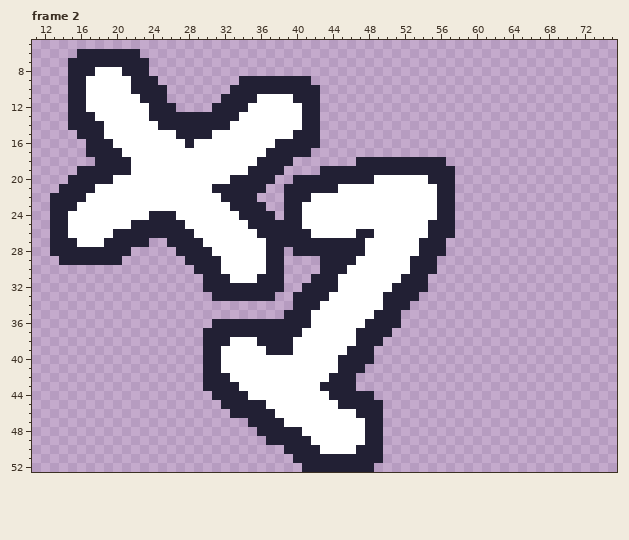
Pixel-art file, stored at sprites/mult.ase. Above, as it was before the edit.
80x53 pixels, 11 frames. Shown: frame 2: x 11..75, y 5..52. The commit also changed other frames, which this record leaves out.
After the commit:
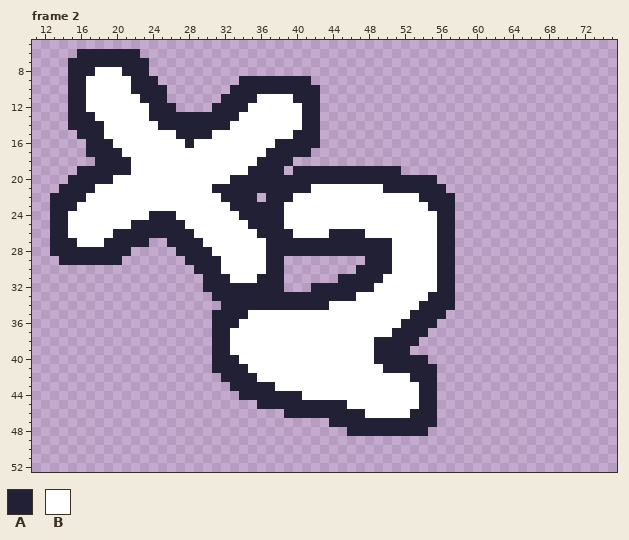
Palette (. is transparent): A #222034  B #ffffff
Edits made:
--- frame 2, layer "Layer 4"
@@ x 28..59 @@
 17 BBBBBBBBBAAAAA..................
-18 BBBBBBBBAAAA.......AAAAAAAAAA...
-19 BBBBBBBAAAA....AAAAAAAAAAAAAAA..
-20 BBBBBAAAAA..AAAAAAAAABBBBBBAAA..
-21 BBBAAAAAA..AAAAAABBBBBBBBBBBAA..
-22 BBBBAAAA...AAABBBBBBBBBBBBBBAA..
-23 BBBBBAAAA..AABBBBBBBBBBBBBBBAA..
-24 BBBBBBAAAA.AABBBBBBBBBBBBBBBAA..
-25 BBBBBBBAAAAAABBBBBBBBBBBBBBAAA..
-26 ABBBBBBBAAAAAABBBBBAABBBBBBAAA..
-27 AABBBBBBBAAAAAAAAAAABBBBBBAAA...
-28 AAABBBBBBAA.AAAAAAAABBBBBBAAA...
-29 AAAABBBBBAA....AAAABBBBBBAAA....
-30 .AAABBBBBAA....AAABBBBBBBAAA....
-31 ..AAABBBAAA...AAABBBBBBBAAA.....
-32 ..AAAAAAAAA..AAAABBBBBBAAAA.....
-33 ...AAAAAAA..AAAABBBBBBAAAA......
-34 ............AAABBBBBBBAAA.......
-35 ...........AAABBBBBBBAAA........
-36 ...AAAAAAAAAAABBBBBBAAAA........
-37 ..AAAAAAAAAAABBBBBBAAAA.........
-38 ..AAABBBAAAABBBBBBBAAA..........
-39 ..AABBBBBAAABBBBBBAAA...........
-40 ..AABBBBBBBBBBBBBAAAA...........
-41 ..AABBBBBBBBBBBBBAAA............
-42 ..AAABBBBBBBBBBBAAA.............
-43 ..AAAABBBBBBBBBAAAA.............
-44 ...AAAABBBBBBBBBAAAAA...........
-45 ....AAAAABBBBBBBBAAAAA..........
-46 .....AAAAABBBBBBBBBAAA..........
-47 .......AAAABBBBBBBBBAA..........
-48 ........AAAAABBBBBBBAA..........
-49 .........AAAAABBBBBBAA..........
-50 ...........AAAABBBBAAA..........
-51 ............AAAAAAAAAA..........
-52 .............AAAAAAAA...........
+18 BBBBBBBBAAAA....................
+19 BBBBBBBAAAA.AAAAAAAAAAAA........
+20 BBBBBAAAAAAAAAAAAAAAAAAAAAAA....
+21 BBBAAAAAAAAAAABBBBBBBBAAAAAAA...
+22 BBBBAAAA.AAABBBBBBBBBBBBBBAAAA..
+23 BBBBBAAAAAABBBBBBBBBBBBBBBBAAA..
+24 BBBBBBAAAAABBBBBBBBBBBBBBBBBAA..
+25 BBBBBBBAAAABBBBBBBBBBBBBBBBBAA..
+26 ABBBBBBBAAAABBBBAAAABBBBBBBBAA..
+27 AABBBBBBBAAAAAAAAAAAAAABBBBBAA..
+28 AAABBBBBBAAAAAAAAAAAAAABBBBBAA..
+29 AAAABBBBBAA.........AAABBBBBAA..
+30 .AAABBBBBAA........AAAABBBBBAA..
+31 ..AAABBBAAA......AAAAABBBBBBAA..
+32 ..AAAAAAAAA...AAAAAAABBBBBBBAA..
+33 ...AAAAAAAAAAAAAAAABBBBBBBBAAA..
+34 ....AAAAAAAAAAAABBBBBBBBBBAAAA..
+35 ...AAAABBBBBBBBBBBBBBBBBBAAAA...
+36 ...AAABBBBBBBBBBBBBBBBBBAAAA....
+37 ...AABBBBBBBBBBBBBBBBBBAAAA.....
+38 ...AABBBBBBBBBBBBBBBBAAAAA......
+39 ...AABBBBBBBBBBBBBBBBAAAA.......
+40 ...AAABBBBBBBBBBBBBBBAAAAAA.....
+41 ...AAAABBBBBBBBBBBBBBBAAAAAA....
+42 ....AAAABBBBBBBBBBBBBBBBBAAA....
+43 .....AAAAABBBBBBBBBBBBBBBBAA....
+44 ......AAAAAAABBBBBBBBBBBBBAA....
+45 ........AAAAAAAAAABBBBBBBBAA....
+46 ...........AAAAAAAAABBBBBAAA....
+47 ................AAAAAAAAAAAA....
+48 ..................AAAAAAAAA.....
+49 ................................
+50 ................................
+51 ................................
+52 ................................
